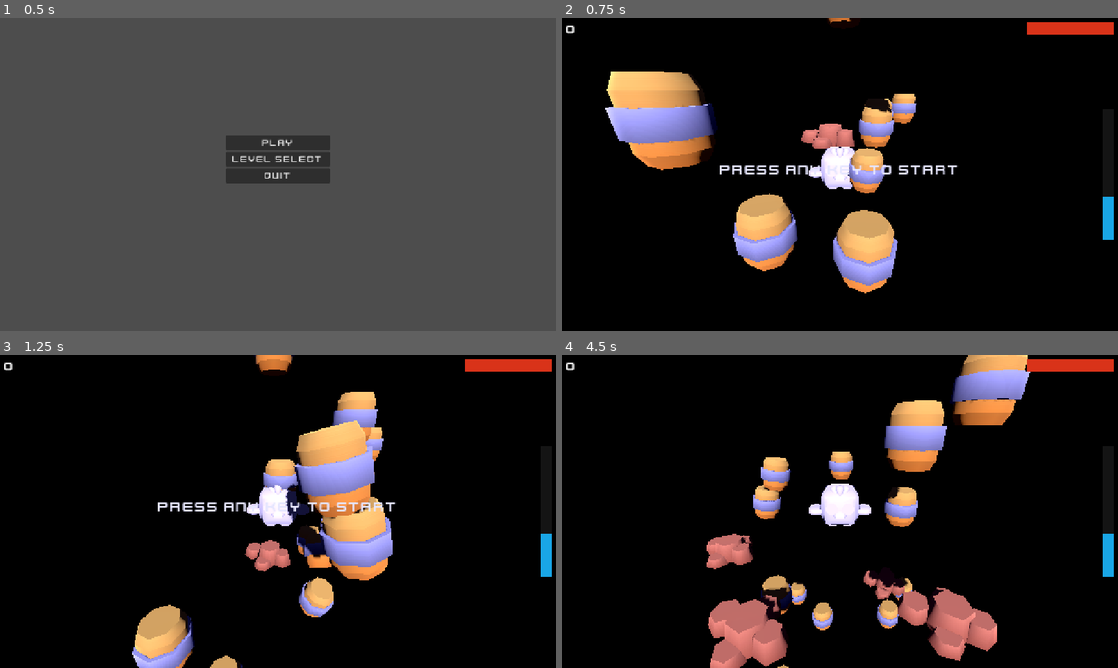
Above: before the commit, frames 1-4 (two rows, left to right).
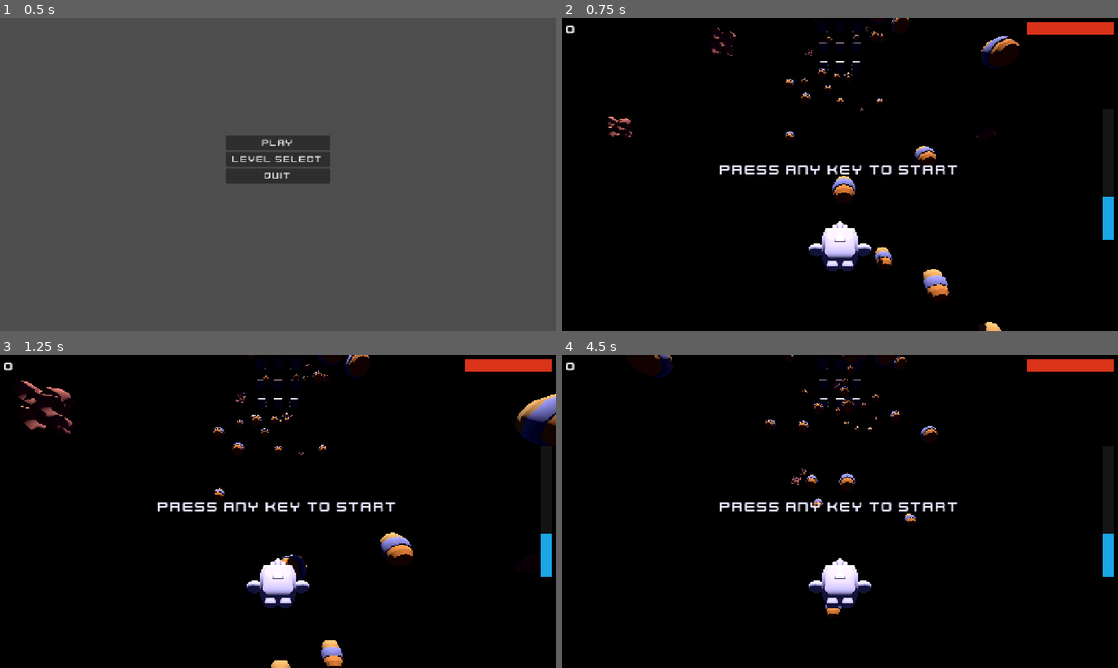
Above: after the commit, the same moments.

Repository: Dinozor/space-jumper
Game: Godot game, scene res://game/main/main.tscn
The game is run twice, just before and just after one commit, with the same random seed, the same clock (stepped at 60 frames per second) and the same inputs.
Inputs (mouse positions are in pixels of both pictures, inside the frame that each line leads up to):
- Up to frame 1 (0.5 s): no input
- Up to frame 2 (0.75 s): click "Play" at 0.5 s
- Up to frame 3 (1.25 s): no input
- Up to frame 4 (4.5 s): tap Enter at 1.25 s; move the mouse to (962, 495) at 1.27 s; hold D (move_right) 1.28-2.03 s; click (962, 495) at 1.42 s; move the mouse to (728, 527) at 2.02 s; hold S (move_back) 2.03-2.78 s; move the mouse to (895, 442) at 2.77 s; hold D (move_right) 2.78-3.5 s; click (840, 527) at 3.5 s, where only the run before the commit has a clickable "Restart"; click (840, 527) at 4.25 s, where only the run after the commit has a clickable "Restart"

Frame 1 is identical in both runs. In frame 2, 14% of the frame differs, in the area x 7-83%, y 0-100%; in frame 3, 15%; in frame 4, 16%, in the area x 16-85%, y 0-100%.

Commit message:
feat(corridor): randomise debris fall speed per spawn
Each piece of debris now falls at a speed sampled uniformly from
[fall_speed_min, fall_speed_max] (defaults 5–12 u/s), giving the
field a more chaotic, harder-to-read rhythm without touching the
debris scripts themselves.

Co-Authored-By: Claude Sonnet 4.6 <noreply@anthropic.com>

Diff:
--- a/game/gameplay/game.tscn
+++ b/game/gameplay/game.tscn
@@ -45,7 +45,7 @@
 light_energy = 1.2
 shadow_enabled = true
 
-[node name="SpaceStation" parent="." instance=ExtResource("Scene_SpaceStation")]
+[node name="SpaceStation" parent="." unique_id=1535071181 instance=ExtResource("Scene_SpaceStation")]
 transform = Transform3D(1, 0, 0, 0, 1, 0, 0, 0, 1, 0, 80, 0)
 
 [node name="Player" parent="." unique_id=1363985257 instance=ExtResource("Scene_Player")]
--- a/game/objects/debris_hazard.tscn
+++ b/game/objects/debris_hazard.tscn
@@ -1,16 +1,17 @@
 [gd_scene format=3 uid="uid://debrisha0rd1"]
 
-[ext_resource type="Script" path="res://game/objects/debris_hazard.gd" id="Script_1"]
-[ext_resource type="PackedScene" path="res://assets/kenney/models/space_station/rocks.glb" id="Scene_Mesh"]
+[ext_resource type="PackedScene" uid="uid://ix2a1la232p5" path="res://assets/kenney/models/space_station/rocks.glb" id="Scene_Mesh"]
+[ext_resource type="Script" uid="uid://bt20rmr24fif2" path="res://game/objects/debris_hazard.gd" id="Script_1"]
 
 [sub_resource type="BoxShape3D" id="BoxShape3D_1"]
-size = Vector3(1.75, 1.75, 1.75)
+size = Vector3(0.7548828, 0.2692871, 0.93530273)
 
-[node name="DebrisHazard" type="RigidBody3D"]
+[node name="DebrisHazard" type="RigidBody3D" unique_id=1024872854]
 script = ExtResource("Script_1")
 
-[node name="CollisionShape3D" type="CollisionShape3D" parent="."]
+[node name="CollisionShape3D" type="CollisionShape3D" parent="." unique_id=300689889]
+transform = Transform3D(1, 0, 0, 0, 1, 0, 0, 0, 1, 0, 0.11855936, 0)
 shape = SubResource("BoxShape3D_1")
 
-[node name="Mesh" parent="." instance=ExtResource("Scene_Mesh")]
-scale = Vector3(3, 3, 3)
+[node name="Mesh" parent="." unique_id=1000837 instance=ExtResource("Scene_Mesh")]
+transform = Transform3D(1, 0, 0, 0, 1, 0, 0, 0, 1, 0.5030422, 0, -0.51157206)
--- a/game/objects/debris_safe.tscn
+++ b/game/objects/debris_safe.tscn
@@ -1,17 +1,16 @@
 [gd_scene format=3 uid="uid://debrissafe01"]
 
-[ext_resource type="Script" path="res://game/objects/debris_safe.gd" id="Script_1"]
-[ext_resource type="PackedScene" path="res://assets/kenney/models/space_station/container.glb" id="Scene_Mesh"]
+[ext_resource type="PackedScene" uid="uid://dd8c5dk76nsh5" path="res://assets/kenney/models/space_station/container.glb" id="Scene_Mesh"]
+[ext_resource type="Script" uid="uid://dfuthaiyuqxwy" path="res://game/objects/debris_safe.gd" id="Script_1"]
 
 [sub_resource type="BoxShape3D" id="BoxShape3D_1"]
 size = Vector3(1.75, 1.8, 1.75)
 
-[node name="DebrisSafe" type="RigidBody3D"]
+[node name="DebrisSafe" type="RigidBody3D" unique_id=1779411235]
 script = ExtResource("Script_1")
 
-[node name="CollisionShape3D" type="CollisionShape3D" parent="."]
+[node name="CollisionShape3D" type="CollisionShape3D" parent="." unique_id=390419808]
 shape = SubResource("BoxShape3D_1")
 
-[node name="Mesh" parent="." instance=ExtResource("Scene_Mesh")]
-position = Vector3(0, -0.9, 0)
-scale = Vector3(3, 3, 3)
+[node name="Mesh" parent="." unique_id=1310236839 instance=ExtResource("Scene_Mesh")]
+transform = Transform3D(3, 0, 0, 0, 3, 0, 0, 0, 3, 0, -0.9, 0)
--- a/game/objects/space_station.tscn
+++ b/game/objects/space_station.tscn
@@ -1,52 +1,52 @@
-[gd_scene format=3 uid="uid://spacesttn001"]
+[gd_scene format=3 uid="uid://crvi684jvpq3d"]
 
-[ext_resource type="PackedScene" uid="uid://ssfloor001" path="res://assets/kenney/models/space_station/floor.glb" id="Scene_Floor"]
-[ext_resource type="PackedScene" uid="uid://ssstruct001" path="res://assets/kenney/models/space_station/structure.glb" id="Scene_Structure"]
+[ext_resource type="PackedScene" uid="uid://vht17v86qm3t" path="res://assets/kenney/models/space_station/floor.glb" id="Scene_Floor"]
+[ext_resource type="PackedScene" uid="uid://6kbyytio26se" path="res://assets/kenney/models/space_station/structure.glb" id="Scene_Structure"]
 
-[node name="SpaceStation" type="Node3D"]
+[node name="SpaceStation" type="Node3D" unique_id=1672507976]
 
-[node name="Floor" type="Node3D" parent="."]
+[node name="Floor" type="Node3D" parent="." unique_id=1982829912]
 
-[node name="Tile_0_0" parent="Floor" instance=ExtResource("Scene_Floor")]
+[node name="Tile_0_0" parent="Floor" unique_id=1385872188 instance=ExtResource("Scene_Floor")]
 transform = Transform3D(3, 0, 0, 0, 3, 0, 0, 0, 3, -6, 0, -6)
 
-[node name="Tile_1_0" parent="Floor" instance=ExtResource("Scene_Floor")]
+[node name="Tile_1_0" parent="Floor" unique_id=299649607 instance=ExtResource("Scene_Floor")]
 transform = Transform3D(3, 0, 0, 0, 3, 0, 0, 0, 3, 0, 0, -6)
 
-[node name="Tile_2_0" parent="Floor" instance=ExtResource("Scene_Floor")]
+[node name="Tile_2_0" parent="Floor" unique_id=133395514 instance=ExtResource("Scene_Floor")]
 transform = Transform3D(3, 0, 0, 0, 3, 0, 0, 0, 3, 6, 0, -6)
 
-[node name="Tile_0_1" parent="Floor" instance=ExtResource("Scene_Floor")]
+[node name="Tile_0_1" parent="Floor" unique_id=79653748 instance=ExtResource("Scene_Floor")]
 transform = Transform3D(3, 0, 0, 0, 3, 0, 0, 0, 3, -6, 0, 0)
 
-[node name="Tile_1_1" parent="Floor" instance=ExtResource("Scene_Floor")]
+[node name="Tile_1_1" parent="Floor" unique_id=1590988781 instance=ExtResource("Scene_Floor")]
 transform = Transform3D(3, 0, 0, 0, 3, 0, 0, 0, 3, 0, 0, 0)
 
-[node name="Tile_2_1" parent="Floor" instance=ExtResource("Scene_Floor")]
+[node name="Tile_2_1" parent="Floor" unique_id=928684464 instance=ExtResource("Scene_Floor")]
 transform = Transform3D(3, 0, 0, 0, 3, 0, 0, 0, 3, 6, 0, 0)
 
-[node name="Tile_0_2" parent="Floor" instance=ExtResource("Scene_Floor")]
+[node name="Tile_0_2" parent="Floor" unique_id=198186024 instance=ExtResource("Scene_Floor")]
 transform = Transform3D(3, 0, 0, 0, 3, 0, 0, 0, 3, -6, 0, 6)
 
-[node name="Tile_1_2" parent="Floor" instance=ExtResource("Scene_Floor")]
+[node name="Tile_1_2" parent="Floor" unique_id=439259194 instance=ExtResource("Scene_Floor")]
 transform = Transform3D(3, 0, 0, 0, 3, 0, 0, 0, 3, 0, 0, 6)
 
-[node name="Tile_2_2" parent="Floor" instance=ExtResource("Scene_Floor")]
+[node name="Tile_2_2" parent="Floor" unique_id=84997893 instance=ExtResource("Scene_Floor")]
 transform = Transform3D(3, 0, 0, 0, 3, 0, 0, 0, 3, 6, 0, 6)
 
-[node name="Structure_NW" parent="." instance=ExtResource("Scene_Structure")]
+[node name="Structure_NW" parent="." unique_id=1415256846 instance=ExtResource("Scene_Structure")]
 transform = Transform3D(3, 0, 0, 0, 3, 0, 0, 0, 3, -6, 0, -6)
 
-[node name="Structure_NE" parent="." instance=ExtResource("Scene_Structure")]
+[node name="Structure_NE" parent="." unique_id=2074311281 instance=ExtResource("Scene_Structure")]
 transform = Transform3D(3, 0, 0, 0, 3, 0, 0, 0, 3, 6, 0, -6)
 
-[node name="Structure_SW" parent="." instance=ExtResource("Scene_Structure")]
+[node name="Structure_SW" parent="." unique_id=1178986751 instance=ExtResource("Scene_Structure")]
 transform = Transform3D(3, 0, 0, 0, 3, 0, 0, 0, 3, -6, 0, 6)
 
-[node name="Structure_SE" parent="." instance=ExtResource("Scene_Structure")]
+[node name="Structure_SE" parent="." unique_id=309539359 instance=ExtResource("Scene_Structure")]
 transform = Transform3D(3, 0, 0, 0, 3, 0, 0, 0, 3, 6, 0, 6)
 
-[node name="BeaconLight" type="OmniLight3D" parent="."]
+[node name="BeaconLight" type="OmniLight3D" parent="." unique_id=1608064139]
 transform = Transform3D(1, 0, 0, 0, 1, 0, 0, 0, 1, 0, 6, 0)
 light_color = Color(0.6, 0.85, 1, 1)
 light_energy = 8.0
--- a/game/player/player.tscn
+++ b/game/player/player.tscn
@@ -1,21 +1,21 @@
 [gd_scene format=3 uid="uid://playerscene1"]
 
-[ext_resource type="Script" path="res://game/player/player.gd" id="Script_1"]
-[ext_resource type="PackedScene" path="res://assets/kenney/models/characters/animal-penguin.glb" id="Scene_Mesh"]
+[ext_resource type="PackedScene" uid="uid://xu8dntwtxn4y" path="res://assets/kenney/models/characters/animal-penguin.glb" id="Scene_Mesh"]
+[ext_resource type="Script" uid="uid://dhtipacdcpx4c" path="res://game/player/player.gd" id="Script_1"]
 
 [sub_resource type="CapsuleShape3D" id="CapsuleShape3D_1"]
-radius = 0.4
-height = 1.8
+radius = 1.1499023
+height = 2.2998047
 
-[node name="Player" type="CharacterBody3D"]
+[node name="Player" type="CharacterBody3D" unique_id=730394003]
 script = ExtResource("Script_1")
 
-[node name="CollisionShape3D" type="CollisionShape3D" parent="."]
+[node name="CollisionShape3D" type="CollisionShape3D" parent="." unique_id=131414282]
+transform = Transform3D(1, 0, 0, 0, 1, 0, 0, 0, 1, 0, 1, 0)
 shape = SubResource("CapsuleShape3D_1")
 
-[node name="Mesh" parent="." instance=ExtResource("Scene_Mesh")]
-scale = Vector3(1.5, 1.5, 1.5)
+[node name="Mesh" parent="." unique_id=309760172 instance=ExtResource("Scene_Mesh")]
+transform = Transform3D(1.5, 0, 0, 0, 1.5, 0, 0, 0, 1.5, 0, 0, 0)
 
-[node name="Camera3D" type="Camera3D" parent="."]
-position = Vector3(0, 5, 10)
-rotation = Vector3(-0.4, 0, 0)
+[node name="Camera3D" type="Camera3D" parent="." unique_id=693745719]
+transform = Transform3D(1, 0, 0, 0, 0.62251467, -0.78260815, 0, 0.78260815, 0.62251467, 0, -5, 10)
--- a/game/systems/corridor_spawner.gd
+++ b/game/systems/corridor_spawner.gd
@@ -5,9 +5,11 @@
 
 @export var safe_debris_scene: PackedScene
 @export var hazard_debris_scene: PackedScene
-@export var spawn_interval: float = 0.8
-@export var spawn_z_range: float = 6.0
-@export var initial_fill_count: int = 18
+@export var spawn_interval: float = 0.1
+@export var spawn_z_range: float = 12.0
+@export var initial_fill_count: int = 36
+@export var fall_speed_min: float = 5.0
+@export var fall_speed_max: float = 12.0
 
 var _timer: float = 0.0
 
@@ -16,12 +18,12 @@
 	_timer += delta
 	if _timer >= spawn_interval:
 		_timer = 0.0
-		_spawn_at(20.0)
+		_spawn_at(80.0)
 
 
 func fill_initial() -> void:
 	for i: int in initial_fill_count:
-		_spawn_at(randf_range(0.5, 20.0))
+		_spawn_at(randf_range(0.5, 80.0))
 
 
 func _spawn_at(y: float) -> void:
@@ -33,3 +35,5 @@
 	instance.position = Vector3(
 		randf_range(-spawn_z_range, spawn_z_range), y, randf_range(-spawn_z_range, spawn_z_range)
 	)
+	var speed: float = randf_range(fall_speed_min, fall_speed_max)
+	(instance as RigidBody3D).linear_velocity = Vector3(0.0, -speed, 0.0)
--- a/game/systems/drift_tracker.gd
+++ b/game/systems/drift_tracker.gd
@@ -5,7 +5,7 @@
 
 signal drifted_out
 
-const MAX_DRIFT_DISTANCE: float = 12.0
+const MAX_DRIFT_DISTANCE: float = 24.0
 
 @export var player: Player
 
Not shown: 1 places in game/gameplay/game.tscn that only renumber resources
Not shown, changed: CLAUDE.md
